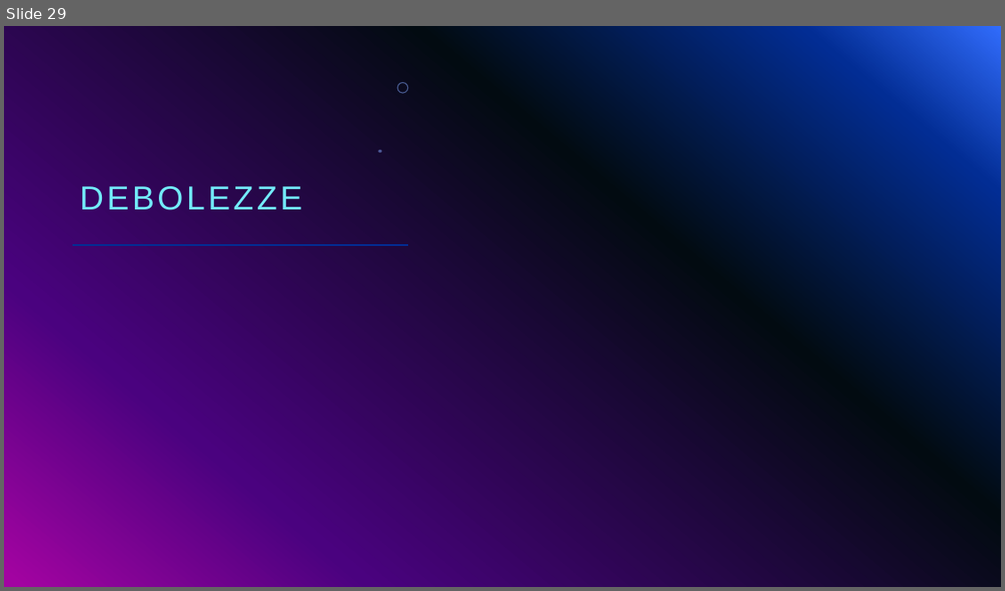
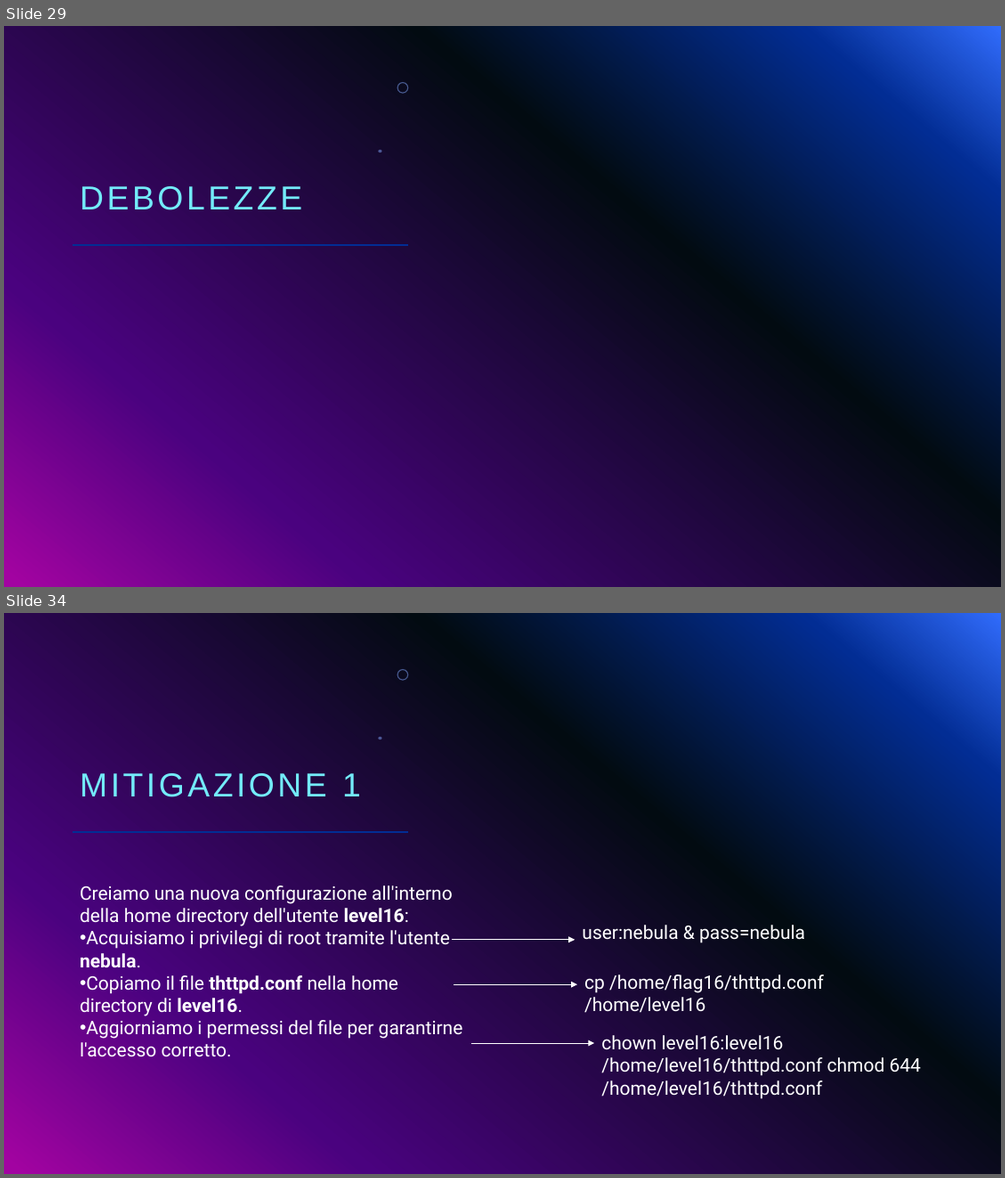
Before and after one commit to giorgiosiniscalchi/Nebula16-ITA, a slide deck: Presentazione Nebula16.pptx. Shown one above the other, each under a label of ours: slide 29 before the commit, slides 29 and 34 after it; the slides between them are not shown. The pictures are 1005x591 and 1005x1178 pixels, drawn with LibreOffice and Linux fonts; fonts in the diff are those of the drawing; background and template pictures are left out. Boxes give left, top, right and bottom in pixels: in the first picture for what was removed or moved away, otherwise in the second. Text is boxed around its words. In the diff, an @@ line names an element or a change of style, - is before the commit and + after.

```diff
--- a/Presentazione Nebula16.pptx
+++ b/Presentazione Nebula16.pptx
@@ slide 34 added at <box>4,613,1001,1174</box>, background gradient #316CFC to #022D94 to #020B11 to #4A027F to #A203A1; not listed: 3 template elements that a slide beside it also shows @@
@@ title added at <box>80,773,361,797</box>, 32 pt, text #73EBF9 @@
+MITIGAZIONE 1
@@ text added at <box>80,885,463,1057</box>, 18 pt, text #FFFFFF @@
+Creiamo una nuova configurazione all'interno della home directory dell'utente level16:
+• Acquisiamo i privilegi di root tramite l'utente nebula.
+• Copiamo il file thttpd.conf nella home directory di level16.
+• Aggiorniamo i permessi del file per garantirne l'accesso corretto.
@@ text added at <box>582,925,805,943</box>, 18 pt, text #FFFFFF @@
+user:nebula & pass=nebula
@@ arrow added from (451, 940) to (574, 940), #FFFFFF 0.5 pt @@
@@ arrow added from (454, 985) to (577, 985), #FFFFFF 0.5 pt @@
@@ text added at <box>584,974,824,1013</box>, 18 pt, text #FFFFFF @@
+cp /home/flag16/thttpd.conf /home/level16
@@ text added at <box>601,1035,921,1099</box>, 18 pt, text #FFFFFF @@
+chown level16:level16 /home/level16/thttpd.conf chmod 644 /home/level16/thttpd.conf
@@ arrow added from (471, 1043) to (595, 1043), #FFFFFF 0.5 pt @@
```
Also in this commit, not shown: 7 slides changed, 13 other slides added, 1 slide removed.
